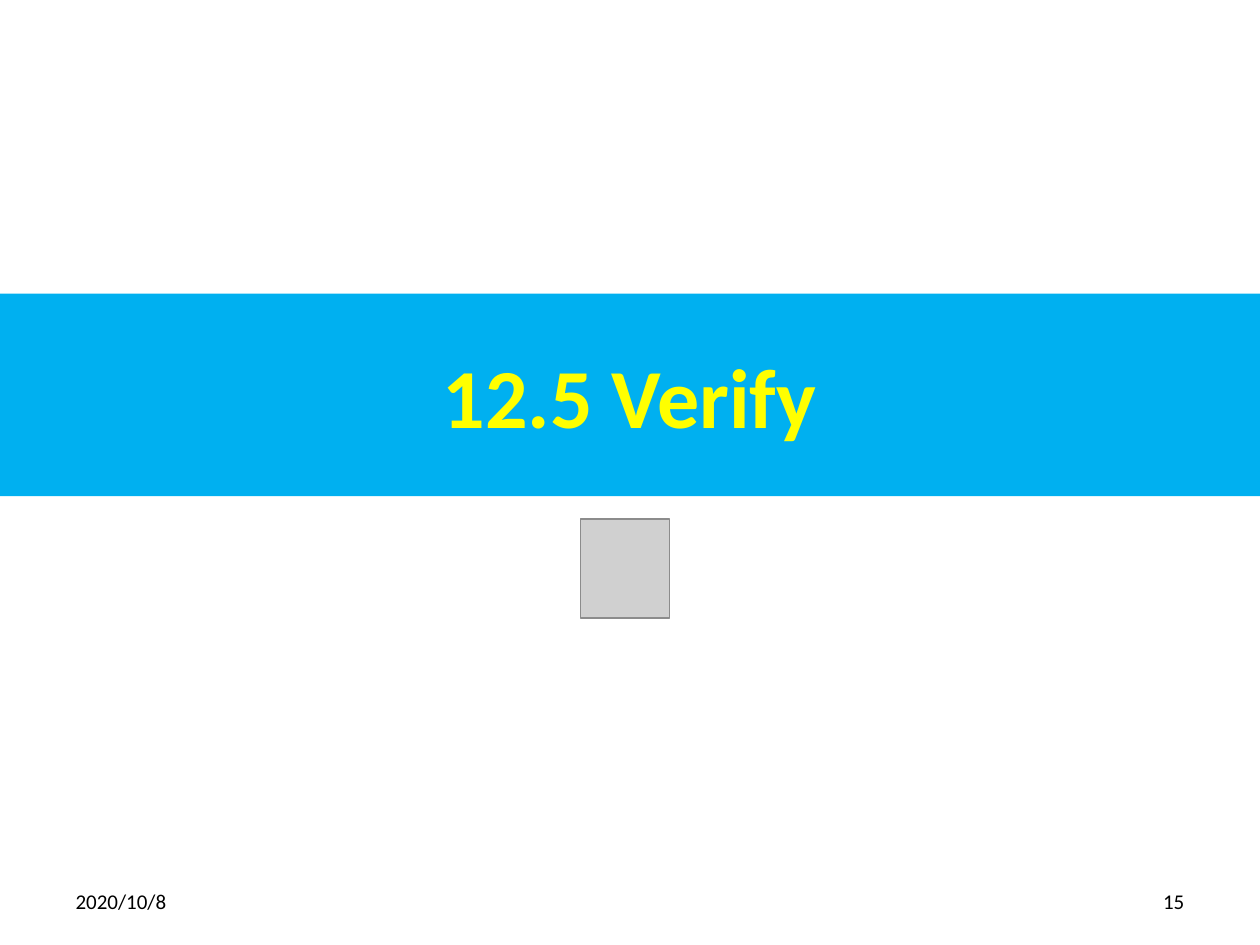
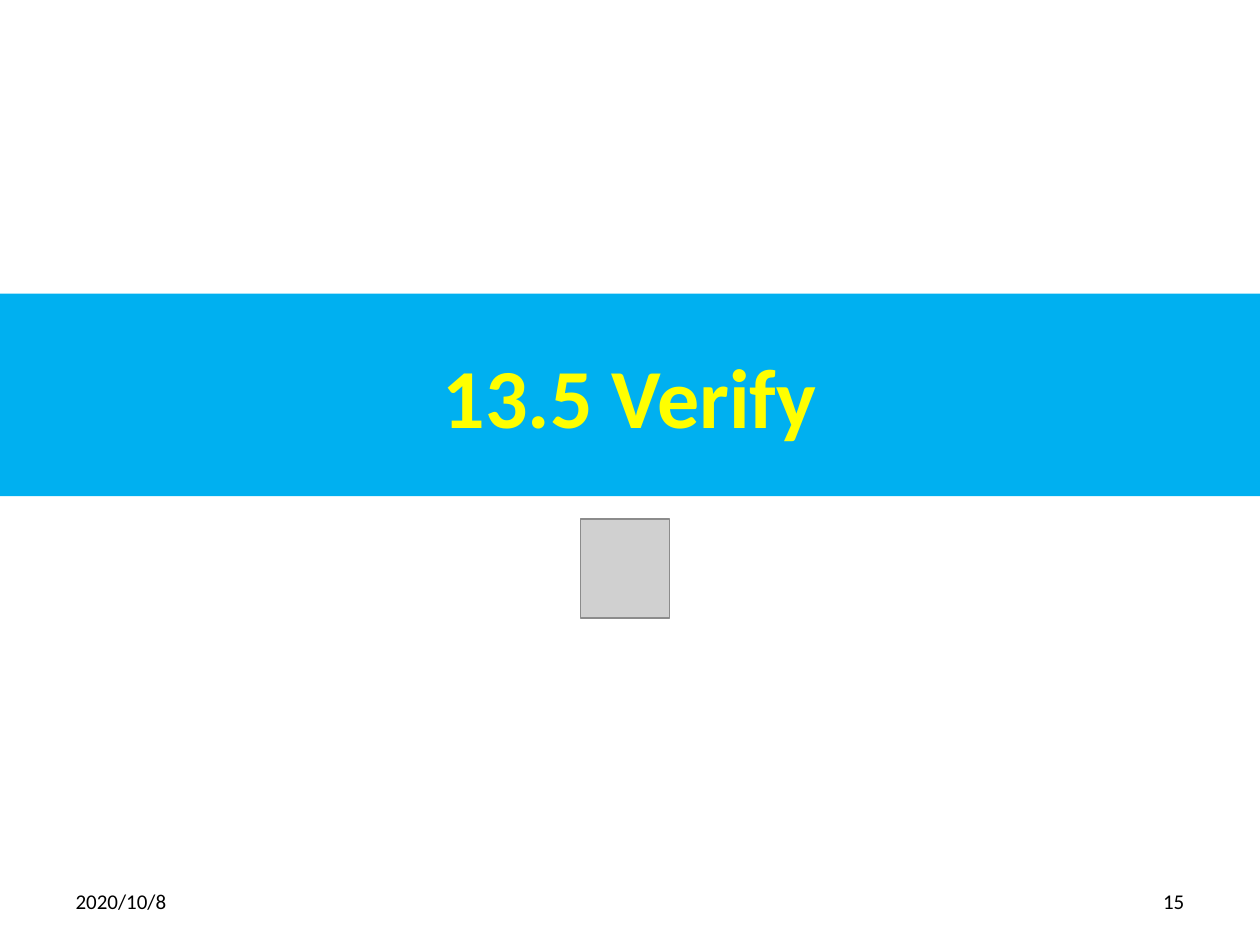
Before and after one commit to peterhchen/700_GraphQL, a slide deck: slide 15 of 13_jQueryServerApp01.pptx. Drawn at 1260x945 pixels with LibreOffice and Linux fonts; fonts in the diff are those of the drawing; grey boxes stand for pictures. Boxes give left, top, right and bottom in pixels: in the first picture for what was removed or moved away, otherwise in the second. Text is boxed around its words. In the diff, an @@ line names an element or a change of style, - is before the commit and + after.

```diff
--- a/13_jQueryServerApp01.pptx
+++ b/13_jQueryServerApp01.pptx
@@ title at (443,369,817,442): text changed @@
-12.5 Verify
+13.5 Verify
```
Also in this commit, not shown: 10 other slides changed.
